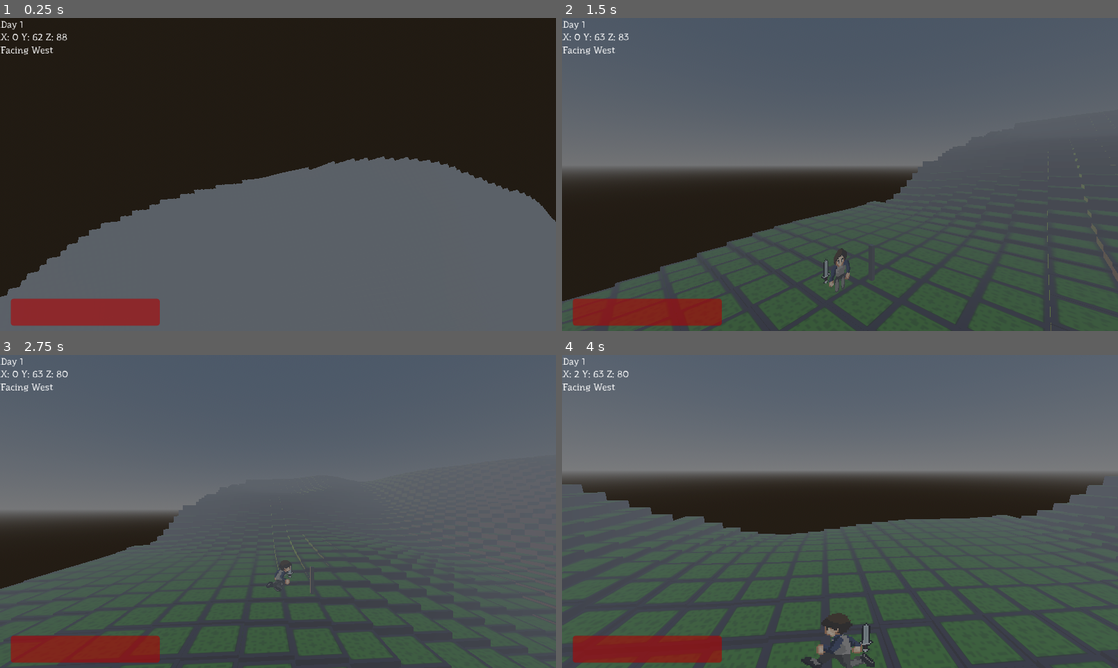
Above: before the commit, frames 1-4 (two rows, left to right).
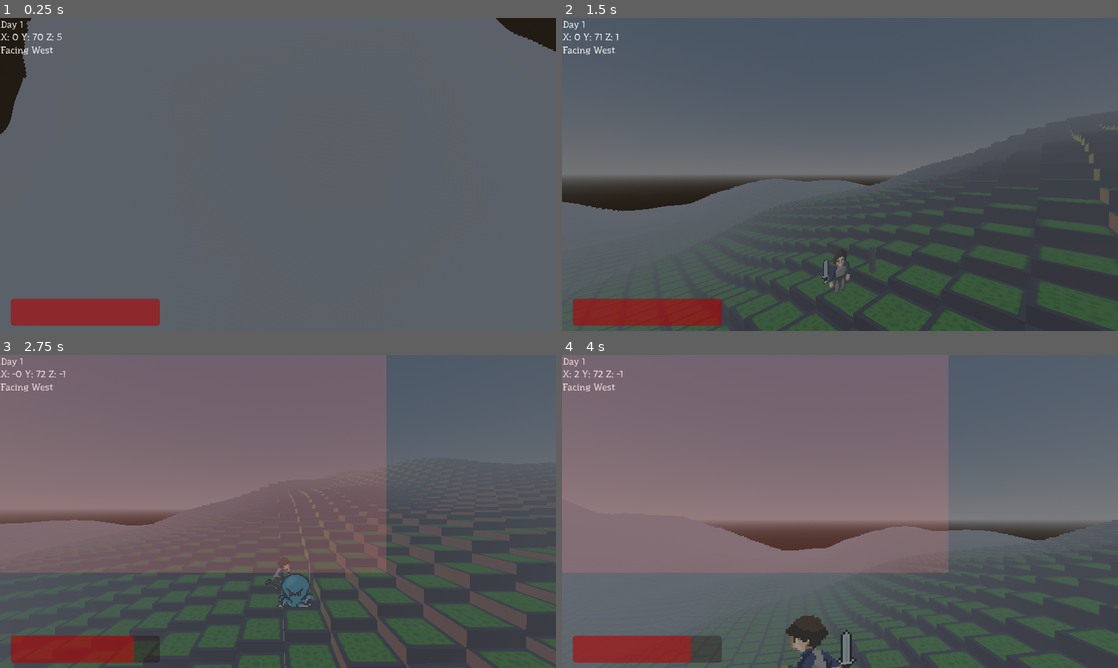
Above: after the commit, the same moments.

Repository: AkivaNugent/CSI-280_PROJECT-OCTOPUS
Game: Godot game, scene res://node_3d.tscn
Two runs of this game, one before a commit and one after it. Both use one fixed random seed, a clock stepped at 60 frames per second and the inputs below. This scene is started directly instead of the project's main scene.
Inputs (mouse positions are in pixels of both pictures, inside the frame that each line leads up to):
- Up to frame 1 (0.25 s): no input
- Up to frame 2 (1.5 s): tap Enter (ui_accept) at 0.5, 0.77 s; move the mouse to (962, 158) at 0.52 s; hold D (right) 0.53-1.28 s; hold Shift (sprint) 0.53-1.28 s; click (962, 158) at 0.67 s; move the mouse to (728, 190) at 1.27 s; hold S (down) from 1.28 s (still down); tap Q at 1.35 s
- Up to frame 3 (2.75 s): tap Enter (ui_accept) at 1.52 s; move the mouse to (333, 442) at 2.02 s; release S (down) at 2.03 s; hold D (right) from 2.03 s (still down); hold E from 2.03 s (still down)
- Up to frame 4 (4 s): move the mouse to (812, 574) at 2.77 s; release D (right) at 2.78 s; release E at 2.78 s; hold W (up) 2.78-3.53 s; tap Shift (sprint) at 2.85 s; click (812, 574) at 2.92 s; tap Enter (ui_accept) at 3.02, 3.77 s; move the mouse to (1006, 558) at 3.52 s; hold A (left) from 3.53 s (still down); hold Q from 3.53 s (still down)

The runs differ from the first frame. In frame 1, 55% of the frame differs, in the area x 0-100%, y 0-90%; in frame 2, 22%; in frame 3, 56%; in frame 4, 57%, in the area x 0-100%, y 0-100%.

Commit message:
Removed cliffs because they don't make sense anymore.

Diff:
--- a/project_octopus/node_3d.tscn
+++ b/project_octopus/node_3d.tscn
@@ -509,7 +509,7 @@
 script = ExtResource("1_bydk5")
 
 [node name="Player" type="CharacterBody3D" parent="."]
-transform = Transform3D(1, 0, 0, 0, 1, 0, 0, 0, 1, 0, 365.359, 88.3804)
+transform = Transform3D(1, 0, 0, 0, 1, 0, 0, 0, 1, 0, 365.359, 5.22108)
 script = ExtResource("1_d34xq")
 
 [node name="CollisionShape3D" type="CollisionShape3D" parent="Player"]
@@ -595,7 +595,7 @@
 day_text = NodePath("../Control/Day Text")
 
 [node name="Octopus" parent="." instance=ExtResource("7_b4y4o")]
-transform = Transform3D(-1.31134e-07, 0, 3, 0, 3, 0, -3, 0, -1.31134e-07, -5.98473e-08, 362.935, -84.6779)
+transform = Transform3D(-1.31134e-07, 0, 3, 0, 3, 0, -3, 0, -1.31134e-07, -5.98473e-08, 362.935, -5.94867)
 max_health = 100
 damage = 10
 speed = 2.0
--- a/project_octopus/worldbuilder.gd
+++ b/project_octopus/worldbuilder.gd
@@ -36,11 +36,9 @@
 	while current in cameFrom:
 		current = cameFrom[current]
 		path.push_front(current)
-	print(path)
 	return path
 
 func aStarNavigation(start,finish) -> Array:
-	print(start, finish)
 	# Calculate a path between two points over the heightmap using A*
 
 	# Note that because start and finish should be Vector2i type, they use x and y as indices, even though we're accessing things on the xz plane.
@@ -157,12 +155,6 @@
 		_placeChord(x, z)
 		_placeChord(x, -z)
 
-		#Build ice cliffs around back half of map
-		_placeCubeSpecific(x, z, 1000)
-		_placeCubeSpecific(x, -z, 1000)
-		if (x != z):
-			_placeCubeSpecific(z, -x, 1000)
-			_placeCubeSpecific(-z, -x, 1000)
 		z += 1
 
 # Called every frame. 'delta' is the elapsed time since the previous frame.
